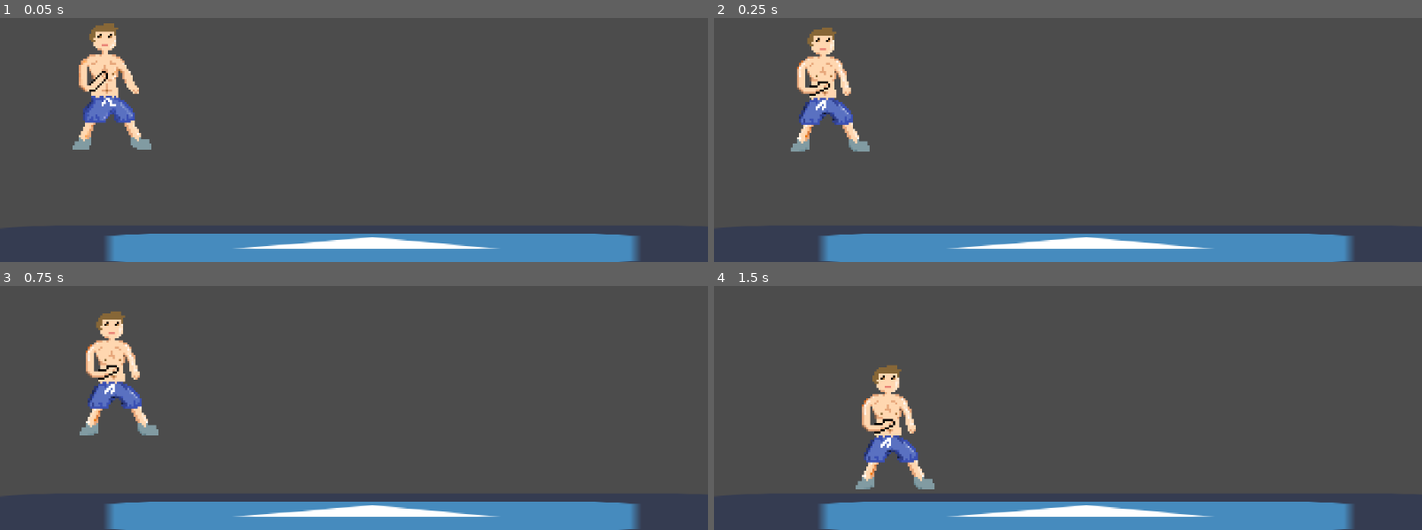
Above: before the commit, frames 1-4 (two rows, left to right).
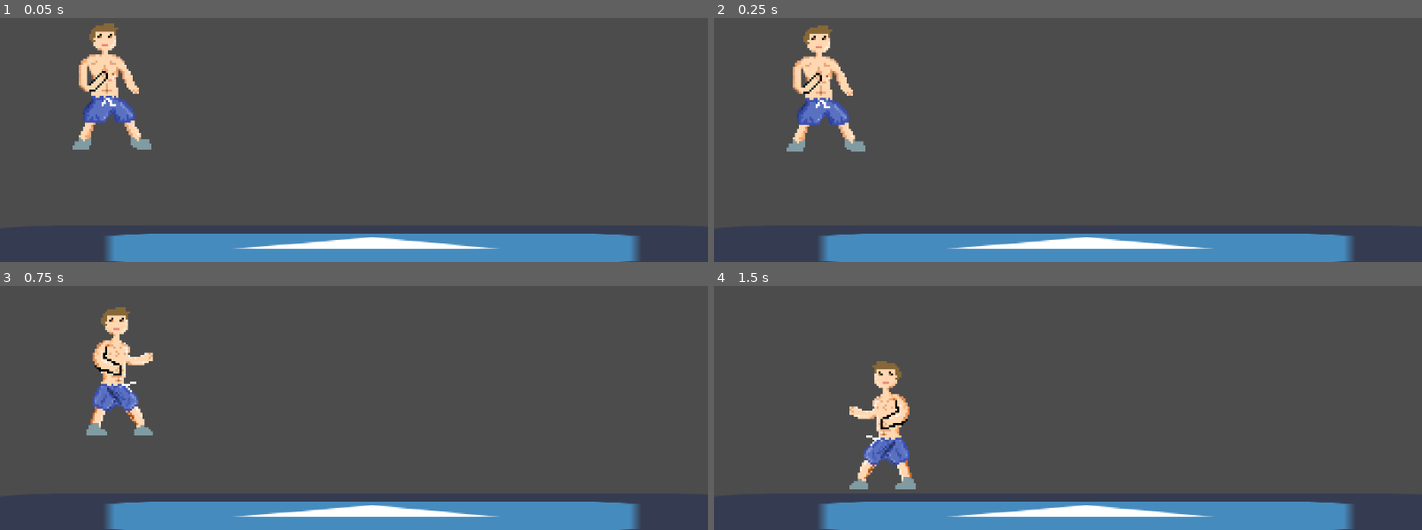
Above: after the commit, the same moments.

Repository: Matthew078/Hells-Gym-Fight
Game: Godot game, scene res://game.tscn
Two runs of this game, one before a commit and one after it. Both use one fixed random seed, a clock stepped at 60 frames per second and the inputs below. The project has no main scene, so this scene is started directly. The engine's default icon, where the game draws it, is replaced by a stand-in: a white triangle on a blue panel in a dark square.
Inputs:
- Up to frame 1 (0.05 s): no input
- Up to frame 2 (0.25 s): no input
- Up to frame 3 (0.75 s): hold Right (gym_bro_move_right) from 0.53 s (still down)
- Up to frame 4 (1.5 s): release Right (gym_bro_move_right) at 1.28 s; hold Left (gym_bro_move_left) from 1.28 s (still down)

Frame 1 is identical in both runs. In frame 2, 1.8% of the frame differs, in the area x 10-22%, y 2-55%; in frame 3, 2.1%; in frame 4, 2.3%, in the area x 19-32%, y 30-84%.

Commit message:
Animation walking added

Diff:
--- a/Hell's-Gym-Fight-Project/player.gd
+++ b/Hell's-Gym-Fight-Project/player.gd
@@ -31,3 +31,31 @@
 	else:
 		$AnimatedSprite.animation = 'standing'
 		$AnimatedSprite.play()
+
+
+
+
+
+func _process(delta):
+	var velocity = Vector2.ZERO # The player's movement vector.
+	if Input.is_action_pressed("gym_bro_move_right"):
+		velocity.x += 1
+	if Input.is_action_pressed("gym_bro_move_left"):
+		velocity.x -= 1
+
+	if velocity.length() > 0:
+		velocity = velocity.normalized() * speed
+		$AnimatedSprite.play()
+	else:
+		$AnimatedSprite.stop()
+
+	position += velocity * delta
+	position.x = clamp(position.x, 0, screen_size.x)
+
+	if velocity.x != 0:
+		$AnimatedSprite.animation = "walk"
+		$AnimatedSprite.flip_v = false
+		# See the note below about boolean assignment.
+		$AnimatedSprite.flip_h = velocity.x < 0
+	else:
+		$AnimatedSprite.animation = "standing"
--- a/Hell's-Gym-Fight-Project/player.tscn
+++ b/Hell's-Gym-Fight-Project/player.tscn
@@ -28,12 +28,12 @@
 "frames": [ SubResource( 2 ), SubResource( 3 ) ],
 "loop": true,
 "name": "standing",
-"speed": 5.0
+"speed": 2.0
 }, {
 "frames": [ SubResource( 4 ), SubResource( 5 ) ],
 "loop": true,
 "name": "walk",
-"speed": 0.2
+"speed": 5.0
 } ]
 
 [sub_resource type="RectangleShape2D" id=1]
